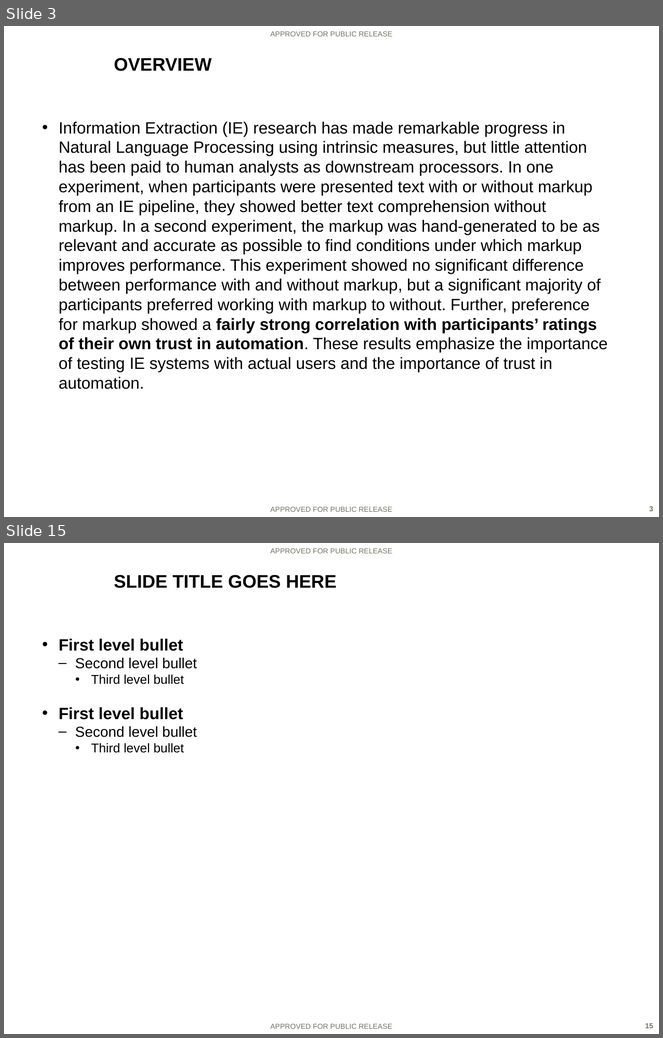
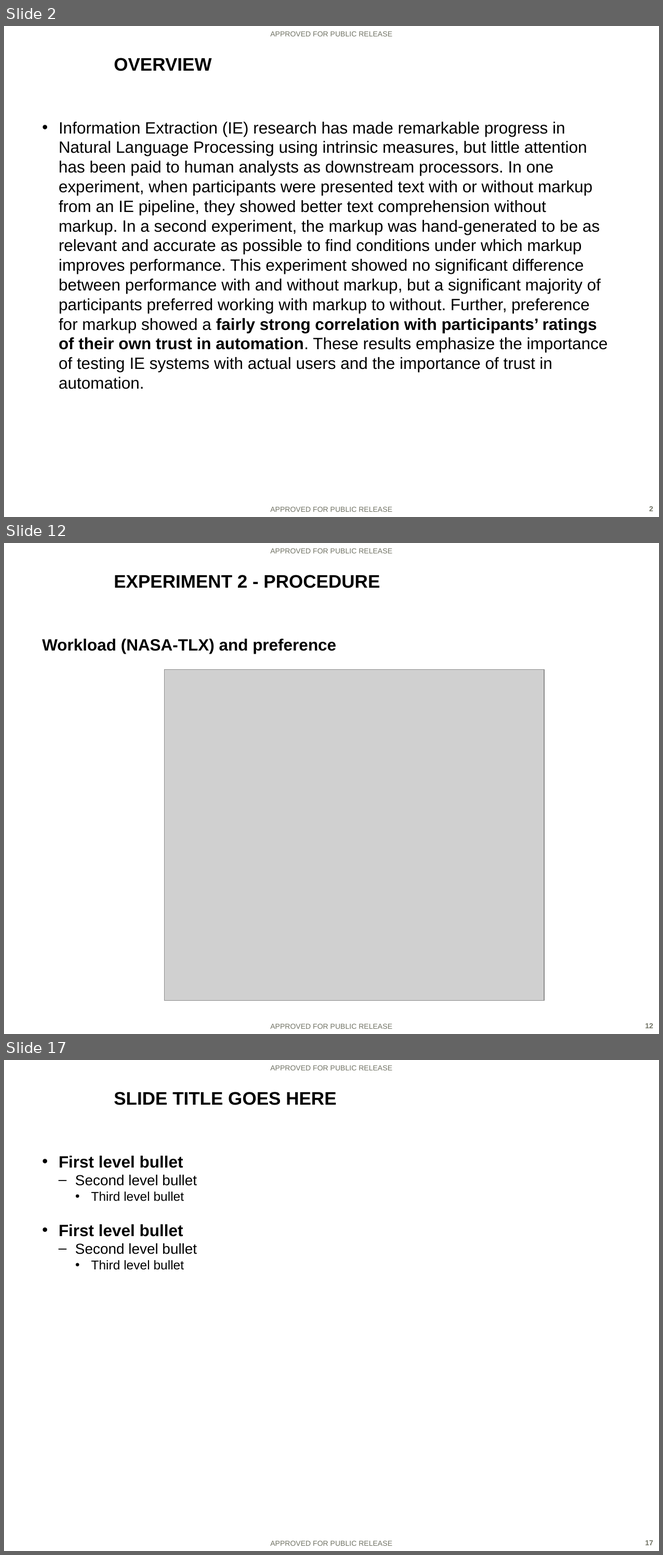
Before and after one commit to ezaroukian/ELICIT-2, a slide deck: analysis/Zaroukian-AHFE-presentation.PPTX. Shown one above the other, each under a label of ours: slides 3 and 15 before the commit, slides 2, 12 and 17 after it; the slides between them are not shown. The pictures are 663x1038 and 663x1555 pixels, drawn with LibreOffice and Linux fonts; fonts in the diff are those of the drawing; grey boxes stand for pictures; background and template pictures are left out. Boxes give left, top, right and bottom in pixels: in the first picture for what was removed or moved away, otherwise in the second. Text is boxed around its words. In the diff, an @@ line names an element or a change of style, - is before the commit and + after.

```diff
--- a/analysis/Zaroukian-AHFE-presentation.PPTX
+++ b/analysis/Zaroukian-AHFE-presentation.PPTX
@@ slide 12 added at (x1=4, y1=543, x2=659, y2=1034), background picture (left out); not listed: 3 template elements that a slide beside it also shows @@
@@ title added at (x1=114, y1=575, x2=380, y2=588), 20 pt, text #000000, bold @@
+EXPERIMENT 2 - PROCEDURE
@@ text added at (x1=42, y1=639, x2=336, y2=653), 18 pt, text #000000, bold @@
+Workload (NASA-TLX) and preference
@@ picture added at (x1=165, y1=670, x2=545, y2=1001) @@
@@ what was slide 3 is now slide 2 @@
@@ what was slide 15 is now slide 17 @@
@@ page number at (x1=645, y1=1540, x2=653, y2=1546): text changed @@
-15
+17
```
Also in this commit, not shown: 4 slides changed, 9 other slides added, 8 slides removed, 1 other file.
